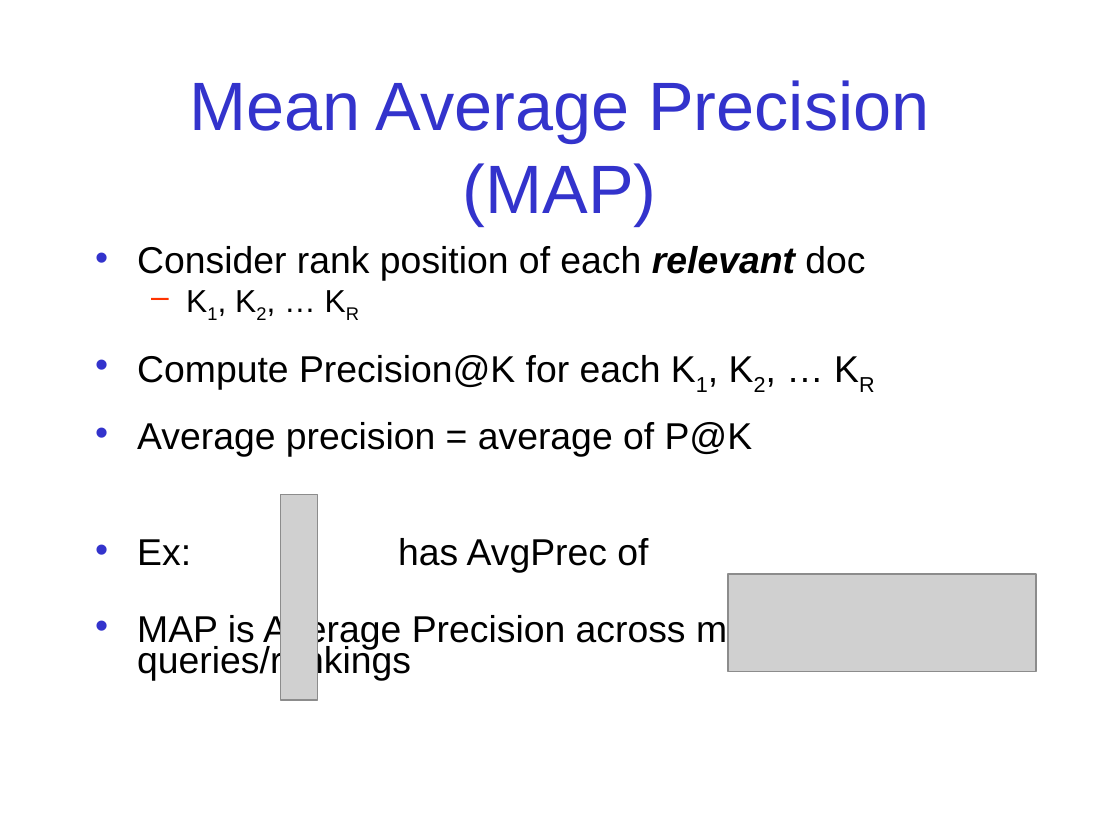
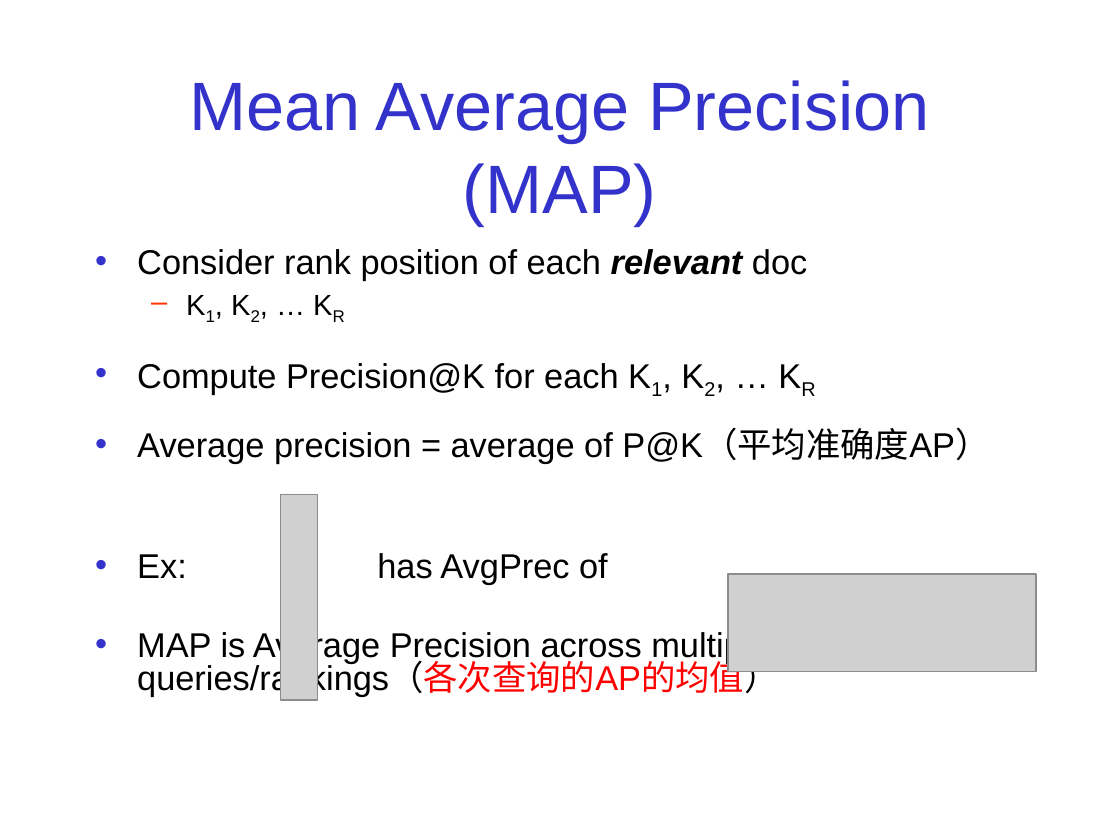
Before and after one commit to zhengxq27/Junoir_study_last, a slide deck: slide 63 of 数据挖掘/课件/retrieval-evaluation.ppt. Drawn at 1120x840 pixels with LibreOffice and Linux fonts; fonts in the diff are those of the drawing; grey boxes stand for pictures. Boxes give left, top, right and bottom in pixels: in the first picture for what was removed or moved away, otherwise in the second. Text is boxed around its words. In the diff, an @@ line names an element or a change of style, - is before the commit and + after.

Commit message:
add

```diff
--- a/数据挖掘/课件/retrieval-evaluation.ppt
+++ b/数据挖掘/课件/retrieval-evaluation.ppt
@@ text at (137,249,807,584): size 24.1 to 22.1 pt in "Consider rank position of each relevant doc", "Compute Precision@K for each K1, K2, … ...", "Ex: has AvgPrec of"; size 20.4 to 18.7 pt in "K1, K2, … KR"; line spacing 0.7 to 0.8 @@
@@ text at (137,429,989,463): text changed; size 24.1 to 22.1 pt @@
-• Average precision = average of P@K
+• Average precision = average of P@K（平均准确度AP）
@@ text at (137,630,778,697): text changed; size 24.1 to 22.1 pt @@
-• MAP is Average Precision across multiple queries/rankings
+• MAP is Average Precision across multiple queries/rankings（各次查询的AP的均值）
```
Also in this commit, not shown: 12 other slides changed.
